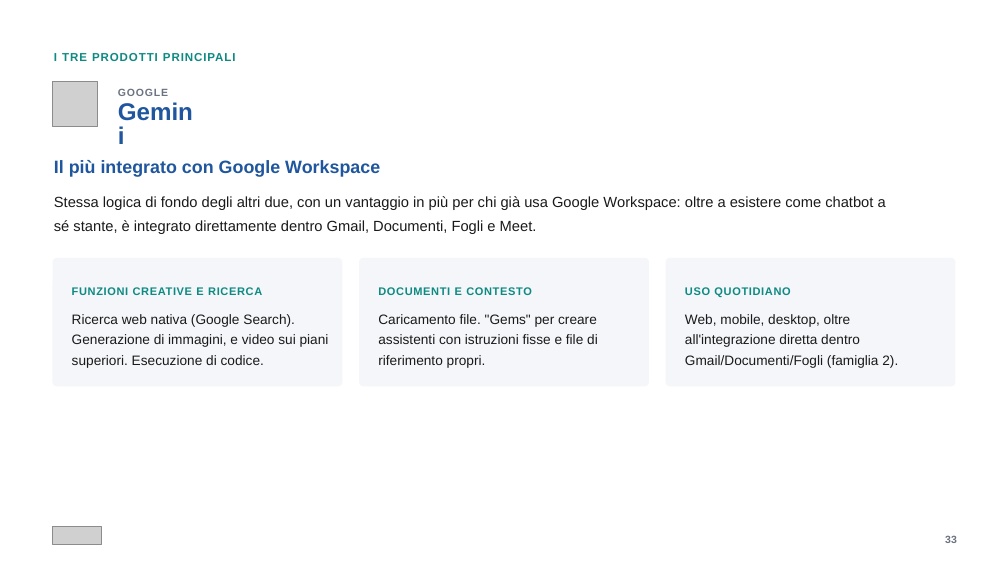
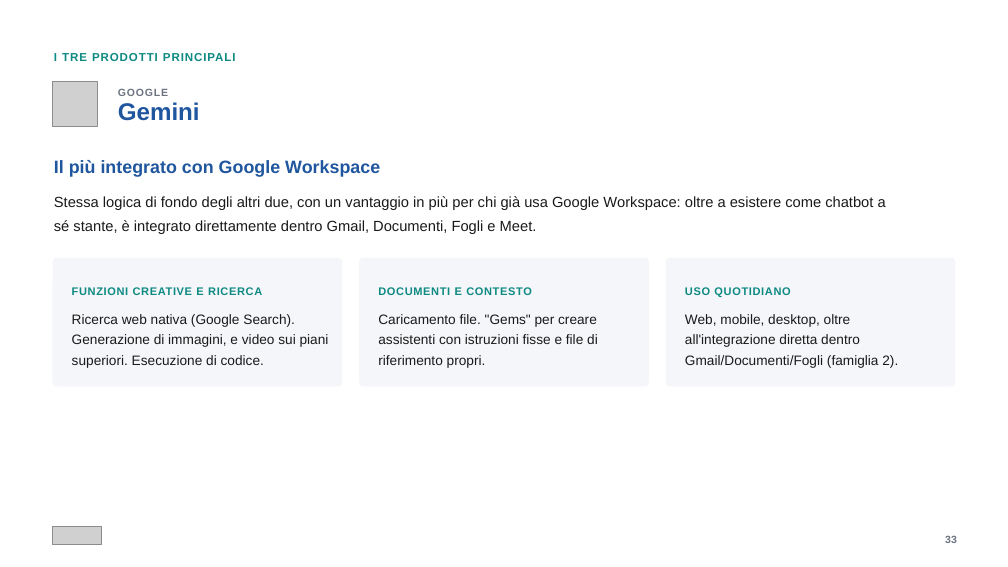
Before and after one commit to valtan/formazione-ai, a slide deck: slide 33 of committenti/agritech/output/lezione-01-fondamenta-e-processi/Agritech_Lezione_1.pptx. Drawn at 1008x567 pixels with LibreOffice and Linux fonts; fonts in the diff are those of the drawing; grey boxes stand for pictures. Boxes give left, top, right and bottom in pixels: in the first picture for what was removed or moved away, otherwise in the second. Text is boxed around its words. In the diff, an @@ line names an element or a change of style, - is before the commit and + after.

```diff
--- a/committenti/agritech/output/lezione-01-fondamenta-e-processi/Agritech_Lezione_1.pptx
+++ b/committenti/agritech/output/lezione-01-fondamenta-e-processi/Agritech_Lezione_1.pptx
@@ text "Gemini" rewrapped from (116, 100, 201, 130) to (118, 102, 200, 121) @@
```
Also in this commit, not shown: 2 slides added.
